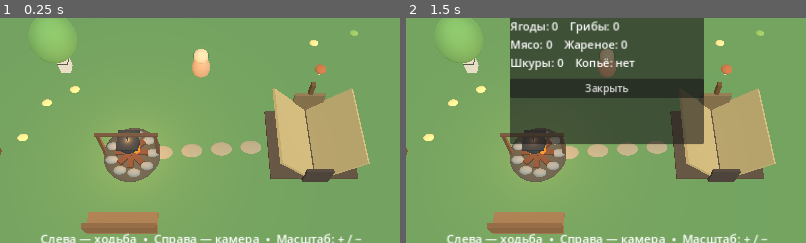
Above: before the commit, frames 1-2 (left to right).
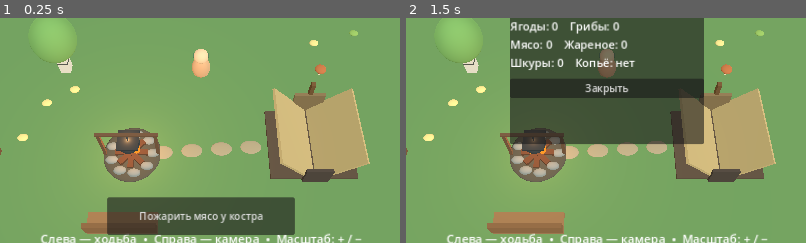
Above: after the commit, the same moments.

Repository: hjz2tz7cgv-ctrl/DikiyKrayGodot
Game: Godot game, scene res://scenes/main.tscn
Two runs of this game, one before a commit and one after it. Both use one fixed random seed, a clock stepped at 60 frames per second and the inputs below.
Inputs (mouse positions are % of the whole screen's width and height, from its top left):
- Up to frame 1 (0.25 s): no input
- Up to frame 2 (1.5 s): click (50, 84) at 0.5 s, where only the run after the commit has a clickable "Пожарить мясо у костра"; click "Рюкзак" at 1.25 s
The pictures show only the part of the screen within x 25-75%, y 40-90%; the shares and areas given below are measured in that part.

The runs differ from the first frame. In frame 1, 7.9% of the frame differs, in the area x 26-74%, y 79-97%; in frame 2, nothing differs.

Commit message:
Add files via upload

Diff:
--- a/scripts/main.gd
+++ b/scripts/main.gd
@@ -579,23 +579,14 @@
     nearby_button.focus_mode = Control.FOCUS_NONE
     nearby_button.visible = false
     nearby_button.pressed.connect(_perform_nearby_action)
-    # Отдельный слой поверх HUD: кнопку не перекроют панели или фон.
-    var nearby_layer := CanvasLayer.new()
-    nearby_layer.layer = 15
-    add_child(nearby_layer)
-    var nearby_root := Control.new()
-    nearby_root.set_anchors_and_offsets_preset(Control.PRESET_FULL_RECT)
-    nearby_root.mouse_filter = Control.MOUSE_FILTER_IGNORE
-    nearby_layer.add_child(nearby_root)
-    nearby_root.add_child(nearby_button)
-    nearby_button.anchor_left = 0.5
-    nearby_button.anchor_right = 0.5
-    nearby_button.anchor_top = 1.0
-    nearby_button.anchor_bottom = 1.0
-    nearby_button.offset_left = -130.0
-    nearby_button.offset_right = 130.0
-    nearby_button.offset_top = -180.0
-    nearby_button.offset_bottom = -122.0
+    # Используем тот же HUD, что и работающие кнопки «Рюкзак» и «Действие».
+    # Якоря задаются относительно реального размера экрана.
+    root.add_child(nearby_button)
+    nearby_button.set_anchors_preset(Control.PRESET_CENTER_BOTTOM)
+    nearby_button.offset_left = -150.0
+    nearby_button.offset_right = 150.0
+    nearby_button.offset_top = -145.0
+    nearby_button.offset_bottom = -85.0
     nearby_button.mouse_filter = Control.MOUSE_FILTER_STOP
     action_menu = PanelContainer.new()
     root.add_child(action_menu)
@@ -827,14 +818,25 @@
     if nearby_button == null or player == null:
         return
     nearby_action_kind = ""
-    nearby_button.visible = false
+    nearby_button.hide()
     if bag_panel.visible or action_menu.visible or craft_panel.visible or sleep_panel.visible or sleep_in_progress:
         return
     var here := Vector2(player.global_position.x, player.global_position.z)
-    if here.distance_to(FIRE_POS) <= 4.0:
+    # Выпавшие предметы собираются отдельной кнопкой после добычи.
+    var closest_drop := -1
+    var drop_distance := 4.0
+    for i in range(drops.size()):
+        var d: float = here.distance_to(drops[i]["pos"])
+        if d < drop_distance:
+            drop_distance = d
+            closest_drop = i
+    if closest_drop >= 0:
+        nearby_action_kind = "drop"
+        nearby_button.text = "Собрать выпавший предмет"
+    elif here.distance_to(FIRE_POS) <= 5.5:
         nearby_action_kind = "cook"
         nearby_button.text = "Пожарить мясо у костра"
-    elif here.distance_to(LAKE_CENTER) <= LAKE_RADIUS + 2.5:
+    elif here.distance_to(LAKE_CENTER) <= LAKE_RADIUS + 4.5:
         nearby_action_kind = "water"
         nearby_button.text = "Набрать воды"
     else:
@@ -843,32 +845,42 @@
             nearby_action_kind = "resource"
             var kind: String = resources[index]["kind"]
             if kind == "tree":
-                nearby_button.text = "Добыть дерево"
+                nearby_button.text = "Срубить дерево"
             elif kind == "rock":
                 nearby_button.text = "Добыть камень"
             elif kind == "berry":
                 nearby_button.text = "Собрать ягоды"
             elif kind == "mushroom":
                 nearby_button.text = "Собрать грибы"
-            else:
-                nearby_button.text = "Собрать ресурс"
-    nearby_button.visible = nearby_action_kind != ""
+    if nearby_action_kind != "":
+        nearby_button.show()
 
 func _perform_nearby_action() -> void:
-    # Повторно проверяем дистанцию в момент нажатия.
     _update_nearby_action()
     if nearby_action_kind == "cook":
         _survival_action("cook")
     elif nearby_action_kind == "water":
         _survival_action("water")
+    elif nearby_action_kind == "drop":
+        var here := Vector2(player.global_position.x, player.global_position.z)
+        var closest := -1
+        var best := 4.0
+        for i in range(drops.size()):
+            var d: float = here.distance_to(drops[i]["pos"])
+            if d < best:
+                best = d
+                closest = i
+        if closest >= 0:
+            _pickup_index(closest)
     elif nearby_action_kind == "resource":
         var index := _nearest_resource()
         if index >= 0:
             _begin_mining(index)
+    _update_nearby_action()
 
 func _nearest_resource() -> int:
     var closest := -1
-    var best := 2.8
+    var best := 4.5
     var p := Vector2(player.position.x, player.position.z)
     for i in range(resources.size()):
         if not resources[i]["alive"]:
@@ -1120,10 +1132,8 @@
         var nearest := _nearest_resource()
         if nearest >= 0:
             _begin_mining(nearest)
-    if gather_touch != -1 and gather_direction.length() <= 0.2 and mining_active:
-        _stop_mining()
     if mining_active:
-        if target_resource < 0 or not resources[target_resource]["alive"] or Vector2(player.position.x, player.position.z).distance_to(resources[target_resource]["pos"]) > 2.85:
+        if target_resource < 0 or not resources[target_resource]["alive"] or Vector2(player.position.x, player.position.z).distance_to(resources[target_resource]["pos"]) > 4.6:
             _stop_mining()
             status_message = "Слишком далеко — добыча прервана"
             _update_ui()
